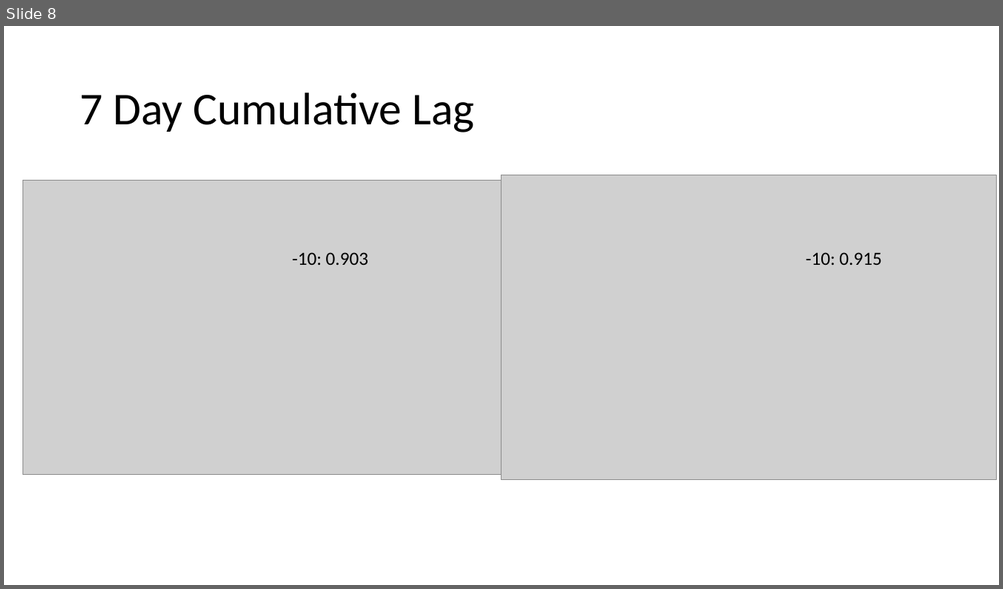
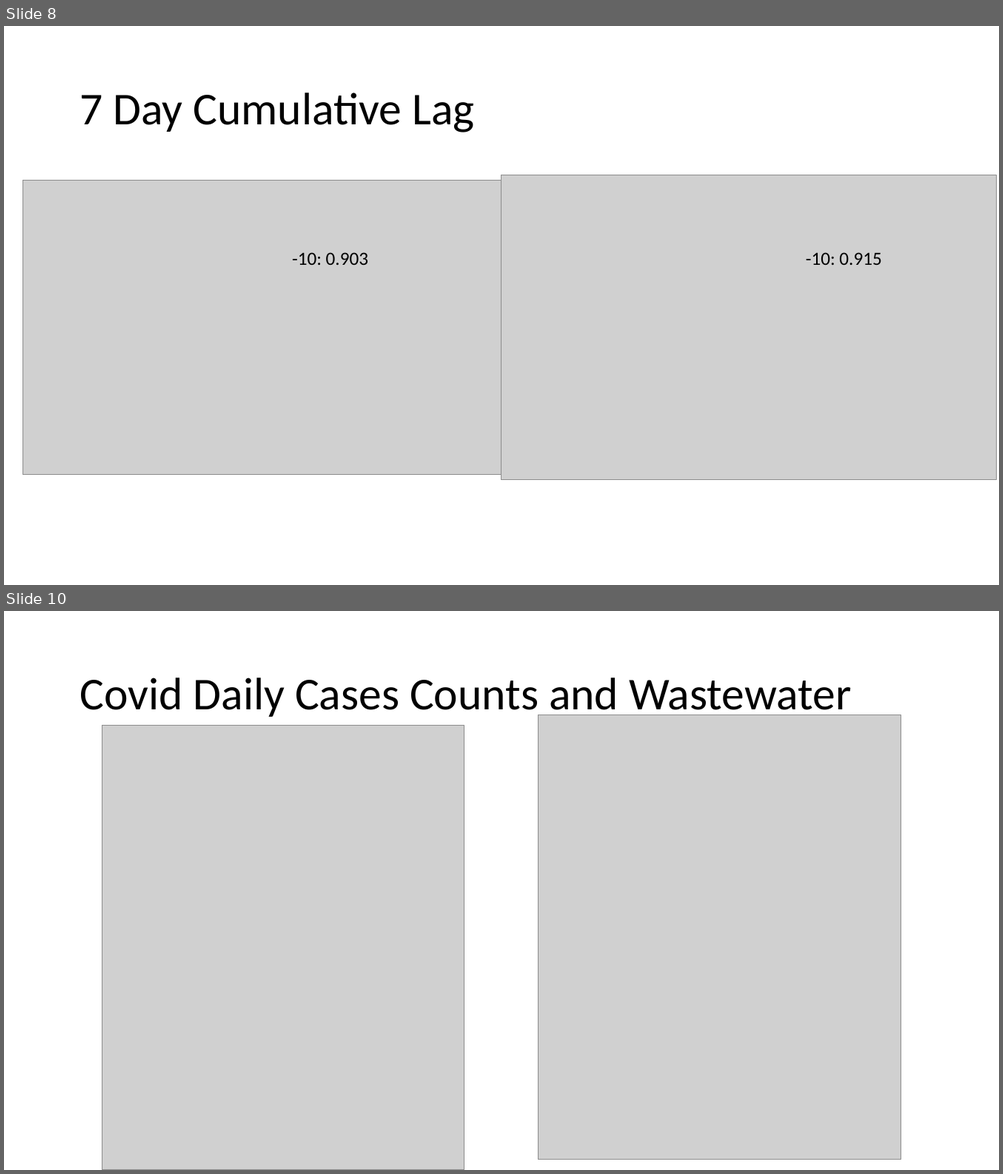
Before and after one commit to YJZhang77/Covid-git, a slide deck: results.pptx. Shown one above the other, each under a label of ours: slide 8 before the commit, slides 8 and 10 after it; the slides between them are not shown. The pictures are 1003x589 and 1003x1174 pixels, drawn with LibreOffice and Linux fonts; fonts in the diff are those of the drawing; grey boxes stand for pictures. Boxes give left, top, right and bottom in pixels: in the first picture for what was removed or moved away, otherwise in the second. Text is boxed around its words. In the diff, an @@ line names an element or a change of style, - is before the commit and + after.

```diff
--- a/results.pptx
+++ b/results.pptx
@@ slide 10 added at (4,611,999,1170), background #FFFFFF @@
@@ title added at (79,678,851,721), 44 pt, text #000000 @@
+Covid Daily Cases Counts and Wastewater
@@ picture added at (538,715,902,1160) @@
@@ picture added at (102,726,464,1170) @@
```
Also in this commit, not shown: 1 slide changed, 14 other slides added, 1 other file.
